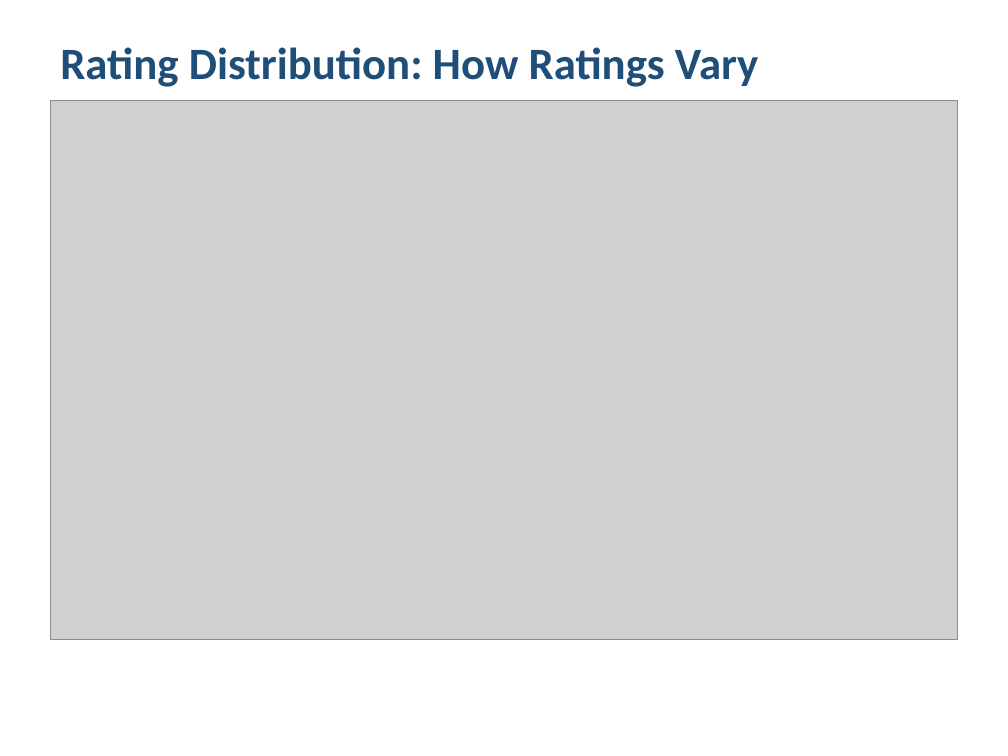
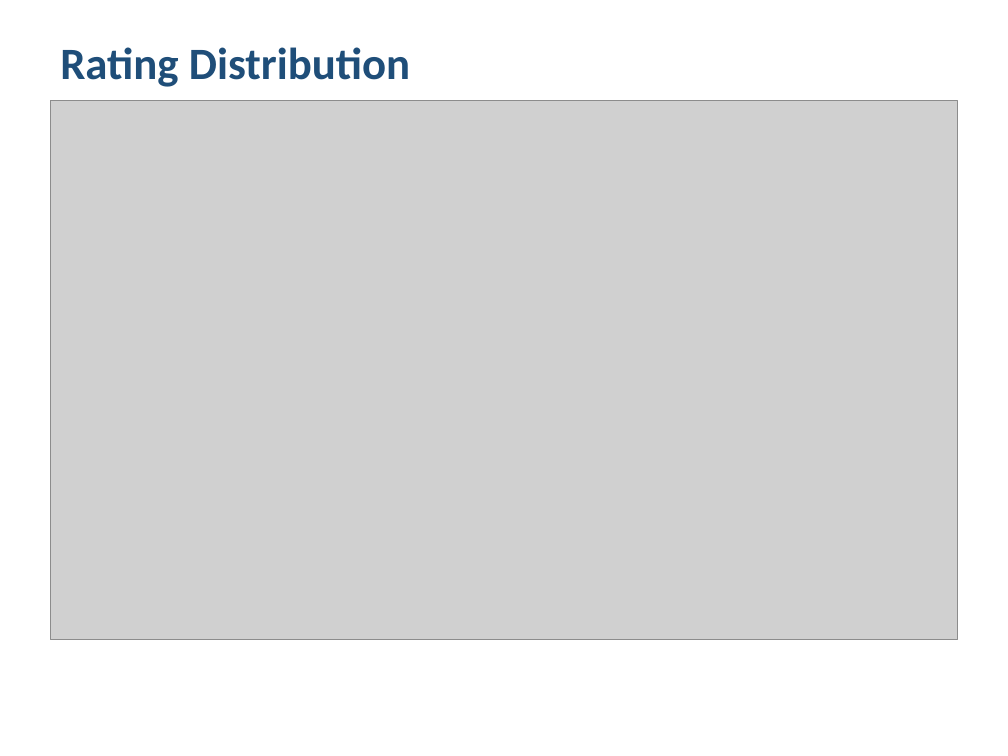
Before and after one commit to horacefonseca/bigdata_imdb_businesscase, a slide deck: slide 6 of presentation/IMDb_Analysis_v0_Starting_Point.pptx (slide 12 before the commit). Drawn at 1008x756 pixels with LibreOffice and Linux fonts; fonts in the diff are those of the drawing; grey boxes stand for pictures. Boxes give left, top, right and bottom in pixels: in the first picture for what was removed or moved away, otherwise in the second. Text is boxed around its words. In the diff, an @@ line names an element or a change of style, - is before the commit and + after.

```diff
--- a/presentation/IMDb_Analysis_v0_Starting_Point.pptx
+++ b/presentation/IMDb_Analysis_v0_Starting_Point.pptx
@@ text at (60,47,410,87): text changed @@
-Rating Distribution: How Ratings Vary
+Rating Distribution
```
Also in this commit, not shown: 3 other slides changed, 11 slides removed.
